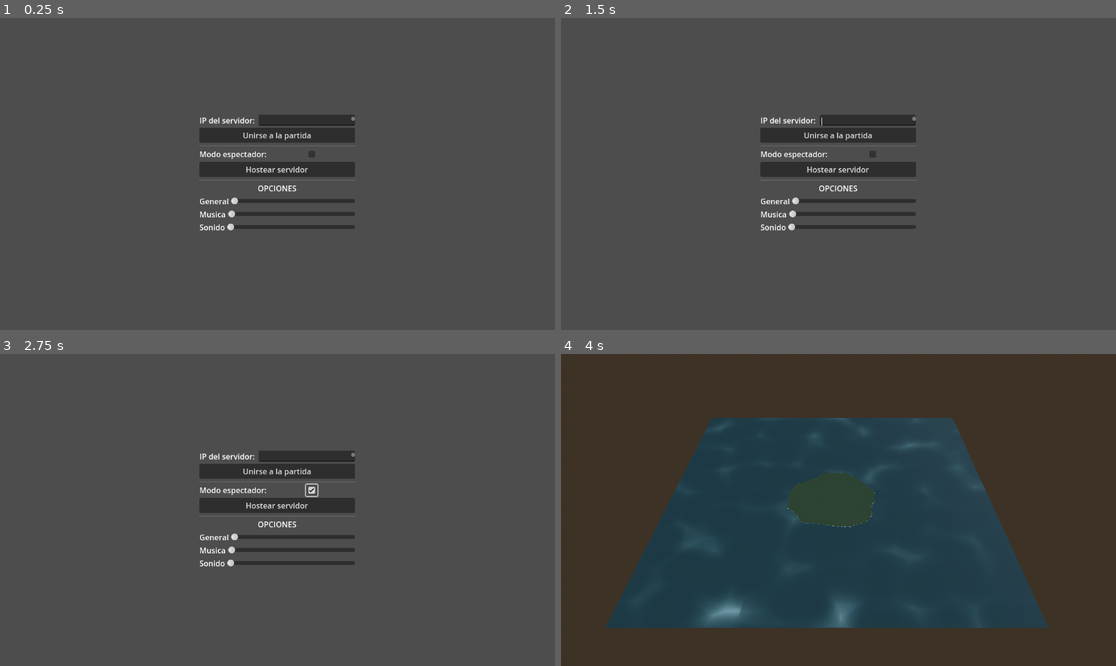
Above: before the commit, frames 1-4 (two rows, left to right).
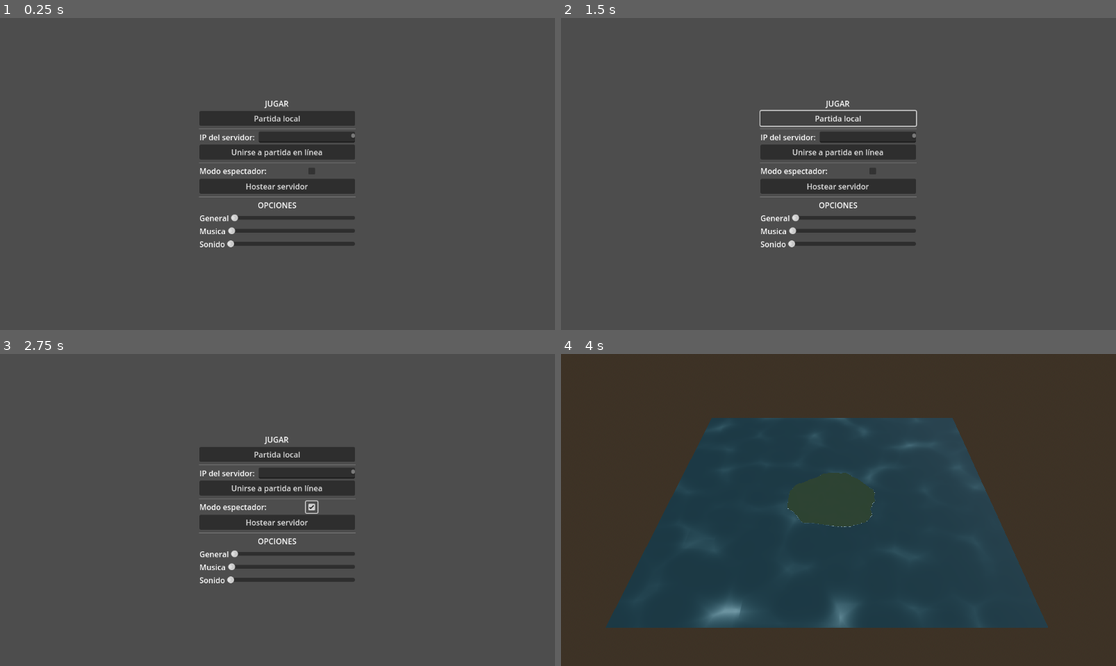
Above: after the commit, the same moments.

Repository: sandroalvoz/-No-WayOut
Game: Godot game, scene res://Scenes/MainMenu.tscn
The game is run twice, just before and just after one commit, with the same random seed, the same clock (stepped at 60 frames per second) and the same inputs. The project has no main scene, so this scene is started directly.
Inputs (mouse positions are in pixels of both pictures, inside the frame that each line leads up to; where the layout moved, square brackets give the same spot in the first picture):
- Up to frame 1 (0.25 s): no input
- Up to frame 2 (1.5 s): click "Unirse a la partida" (after the commit: "Unirse a partida en línea") at 0.5 s; click (838, 117) at 1.25 s, where only the run after the commit has a clickable "Partida local"
- Up to frame 3 (2.75 s): click (310, 506) [310, 491] at 2 s
- Up to frame 4 (4 s): click "Hostear servidor" at 2.75 s; tap Enter at 3.5 s; move the mouse to (960, 494) at 3.52 s; hold D (MoveRight) from 3.53 s (still down); hold E (Use) from 3.53 s (still down)

The runs differ from the first frame. In frame 1, 7.5% of the frame differs, in the area x 35-65%, y 26-74%; in frame 2, 7.3%; in frame 3, 7.5%; in frame 4, nothing differs.

Commit message:
checkpoint: prueba servidor

Diff:
--- a/Scenes/MainMenu.tscn
+++ b/Scenes/MainMenu.tscn
@@ -28,6 +28,18 @@
 size_flags_horizontal = 4
 size_flags_vertical = 4
 
+[node name="Label2" type="Label" parent="UI/MarginContainer/VBoxContainer"]
+layout_mode = 2
+size_flags_horizontal = 4
+text = "JUGAR"
+
+[node name="Button" type="Button" parent="UI/MarginContainer/VBoxContainer"]
+layout_mode = 2
+text = "Partida local"
+
+[node name="HSeparator3" type="HSeparator" parent="UI/MarginContainer/VBoxContainer"]
+layout_mode = 2
+
 [node name="HBoxContainer2" type="HBoxContainer" parent="UI/MarginContainer/VBoxContainer"]
 layout_mode = 2
 size_flags_vertical = 4
@@ -45,7 +57,7 @@
 custom_minimum_size = Vector2(0, 20)
 layout_mode = 2
 size_flags_vertical = 6
-text = "Unirse a la partida"
+text = "Unirse a partida en línea"
 
 [node name="HSeparator2" type="HSeparator" parent="UI/MarginContainer/VBoxContainer"]
 layout_mode = 2
--- a/Scenes/Player.tscn
+++ b/Scenes/Player.tscn
@@ -18,10 +18,6 @@
 mesh = SubResource("CapsuleMesh_1cbwd")
 skeleton = NodePath("")
 
-[node name="UsernameDisplay" type="Label3D" parent="MeshInstance3D"]
-transform = Transform3D(1, 0, 0, 0, 1, 0, 0, 0, 1, 0, 1.25898, 0)
-text = "NOMBRE"
-
 [node name="AudioStreamPlayer3D" type="AudioStreamPlayer3D" parent="."]
 
 [node name="MultiplayerSynchronizer" type="MultiplayerSynchronizer" parent="."]
--- a/Scripts/MainMenu.gd
+++ b/Scripts/MainMenu.gd
@@ -25,9 +25,7 @@
 	get_tree().change_scene_to_file(serverScene)
 	pass # Replace with function body.
 
-
 func _on_spectator_toggle_toggled(toggled_on):
-
 	spectatorMode = toggled_on
 	print(spectatorMode)
 	pass # Replace with function body.
